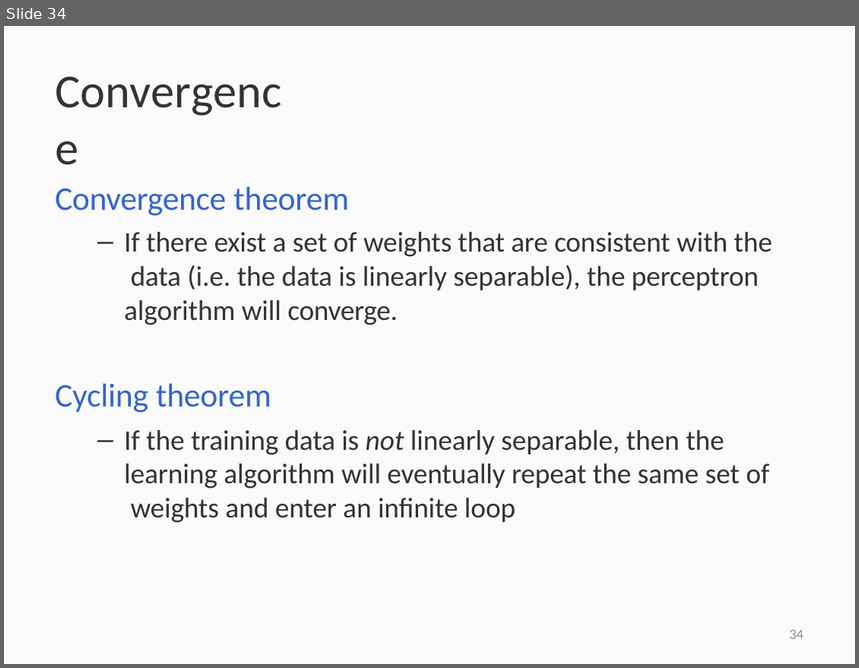
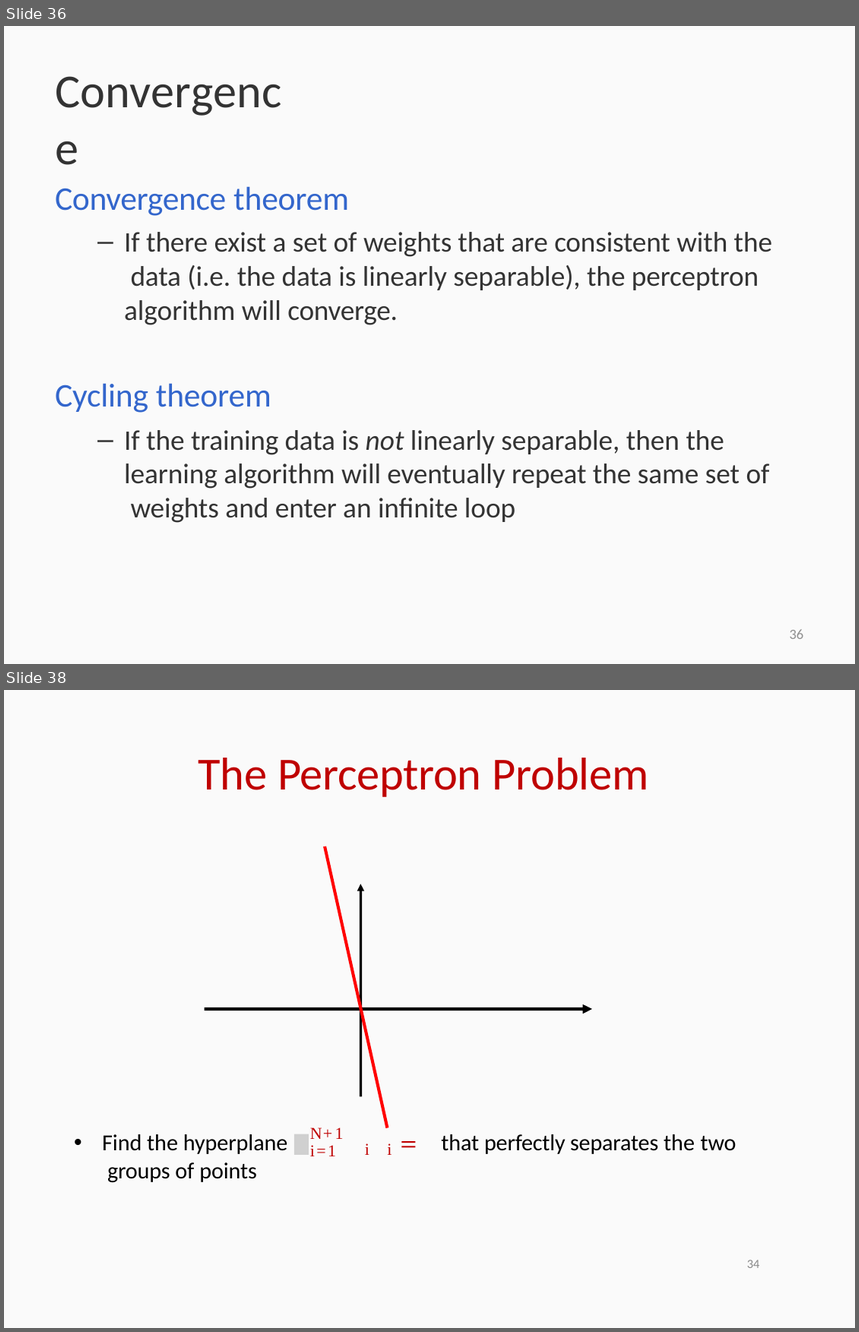
Before and after one commit to Suprajabhaskara2903/7th-sem, a slide deck: PE-3 NN&DL/unit1/NNDL_Lecture_2.pptx. Shown one above the other, each under a label of ours: slide 34 before the commit, slides 36 and 38 after it; the slides between them are not shown. The pictures are 859x668 and 859x1332 pixels, drawn with LibreOffice and Linux fonts; fonts in the diff are those of the drawing; grey boxes stand for pictures; background and template pictures are left out. Boxes give left, top, right and bottom in pixels: in the first picture for what was removed or moved away, otherwise in the second. Text is boxed around its words. In the diff, an @@ line names an element or a change of style, - is before the commit and + after.

```diff
--- a/PE-3 NN&DL/unit1/NNDL_Lecture_2.pptx
+++ b/PE-3 NN&DL/unit1/NNDL_Lecture_2.pptx
@@ slide 38 added at [4,690,855,1328], background #FFFFFF; not listed: 1 template element that a slide beside it also shows @@
@@ title added at [198,758,648,797], 38.8 pt, text #BF0000 @@
+The Perceptron Problem
@@ freeform shape added at [323,847,389,1129], fill #FF0000 @@
@@ freeform shape added at [204,884,592,1097], fill #000000 @@
@@ text added at [102,1135,287,1183], 19.4 pt, text #000000 @@
+• Find the hyperplane groups of points
@@ picture added at [294,1135,309,1155] @@
@@ text added at [310,1128,344,1157], 14.1 pt, text #BF0000 @@
+N+1
+i=1
@@ text added at [365,1144,392,1155], 14.1 pt, text #BF0000 @@
+i i
@@ freeform shape added at [401,1142,415,1148], fill #BF0000 @@
@@ text added at [441,1135,737,1154], 19.4 pt, text #000000 @@
+that perfectly separates the two
@@ text added at [747,1260,760,1268], 10.6 pt, text #898989 @@
+34
@@ what was slide 34 is now slide 36 @@
@@ page number at [790,629,804,639]: text changed @@
-34
+36
```
Also in this commit, not shown: 17 other slides added, 23 other files.
